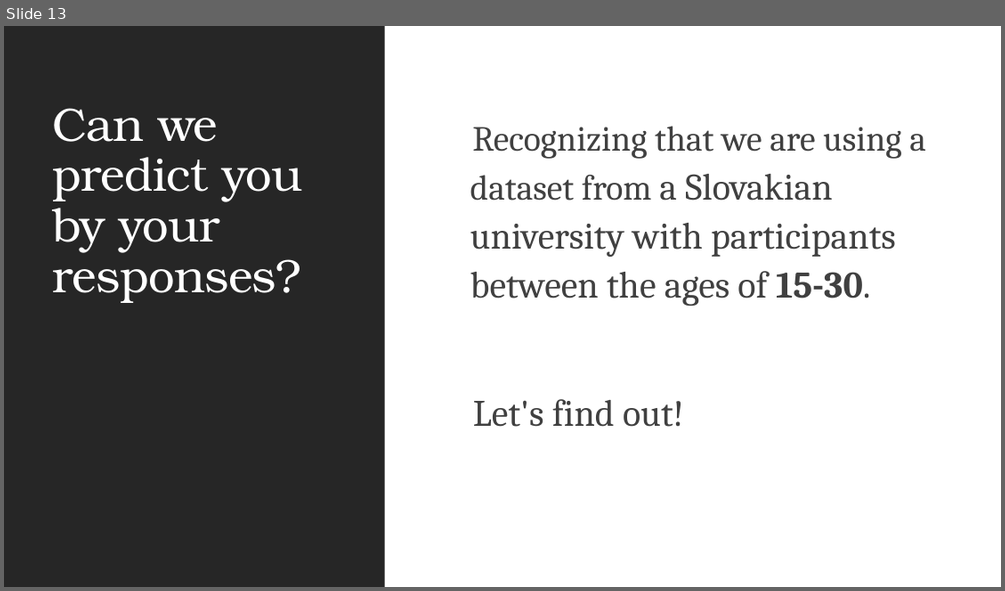
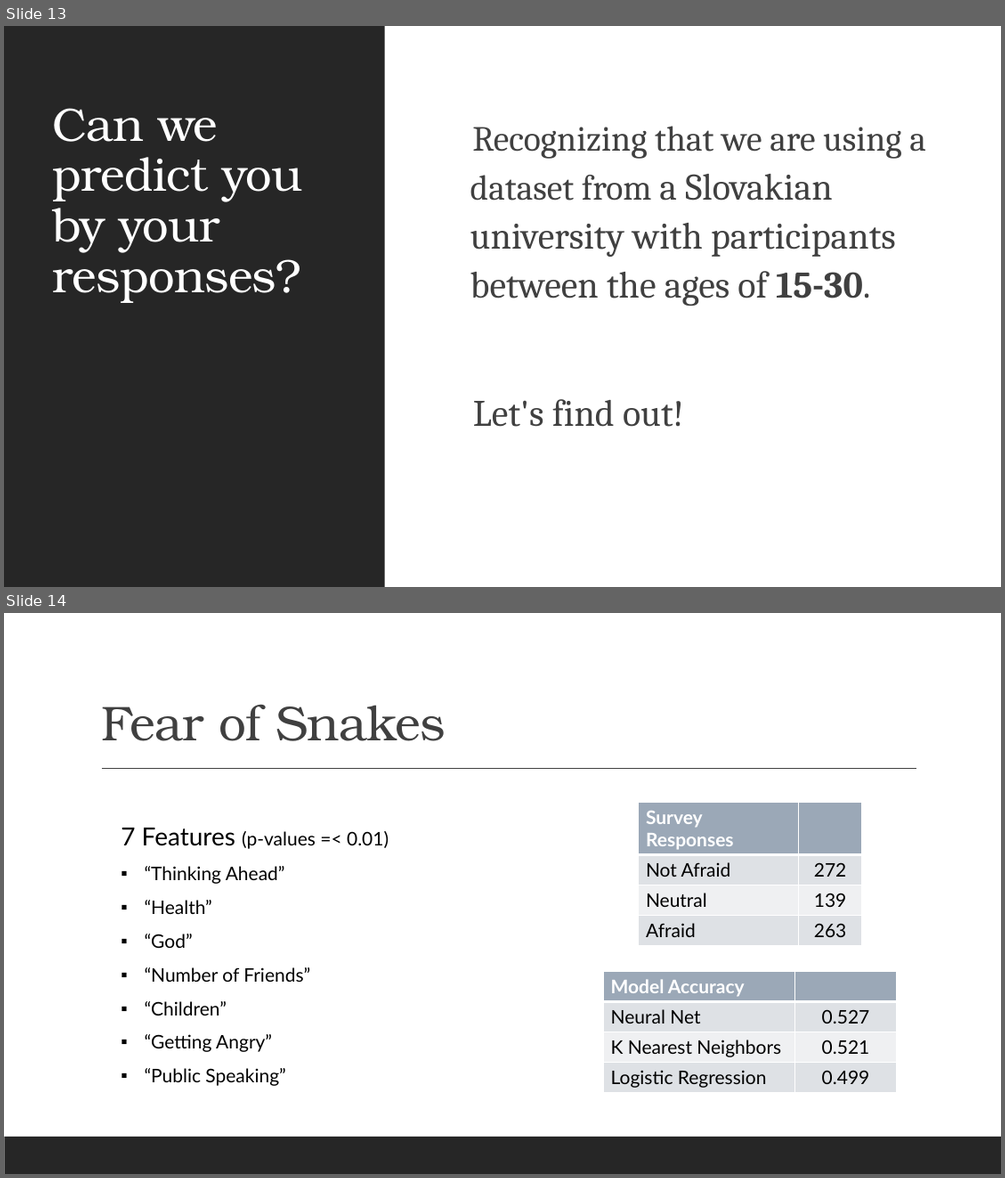
Before and after one commit to BDomogalla/machine-learning-project, a slide deck: machine_learning_pp.pptx. Shown one above the other, each under a label of ours: slide 13 before the commit, slides 13 and 14 after it. The pictures are 1005x591 and 1005x1178 pixels, drawn with LibreOffice and Linux fonts; fonts in the diff are those of the drawing. Boxes give left, top, right and bottom in pixels: in the first picture for what was removed or moved away, otherwise in the second. Text is boxed around its words. In the diff, an @@ line names an element or a change of style, - is before the commit and + after.

```diff
--- a/machine_learning_pp.pptx
+++ b/machine_learning_pp.pptx
@@ slide 14 added at [4, 613, 1001, 1174], background #FFFFFF @@
@@ title added at [101, 704, 445, 741], 47 pt, text #404040 @@
+Fear of Snakes
@@ line added from (102, 769) to (917, 769), #404040 1 pt @@
@@ table added at [638, 803, 861, 941], 4 rows, 2 columns @@
+Survey Responses | 
+Not Afraid | 272
+Neutral | 139
+Afraid | 263
@@ text added at [121, 827, 388, 1086], 18 pt, text #000000 @@
+7 Features (p-values =< 0.01)
+▪ “Thinking Ahead”
+▪ “Health”
+▪ “God”
+▪ “Number of Friends”
+▪ “Children”
+▪ “Getting Angry”
+▪ “Public Speaking”
@@ table added at [604, 971, 898, 1093], 4 rows, 2 columns @@
+Model Accuracy | 
+Neural Net | 0.527
+K Nearest Neighbors | 0.521
+Logistic Regression | 0.499
@@ rectangle added at [4, 1136, 1001, 1174], fill #262626 @@
```
Also in this commit, not shown: 3 other slides added, 1 slide removed.
